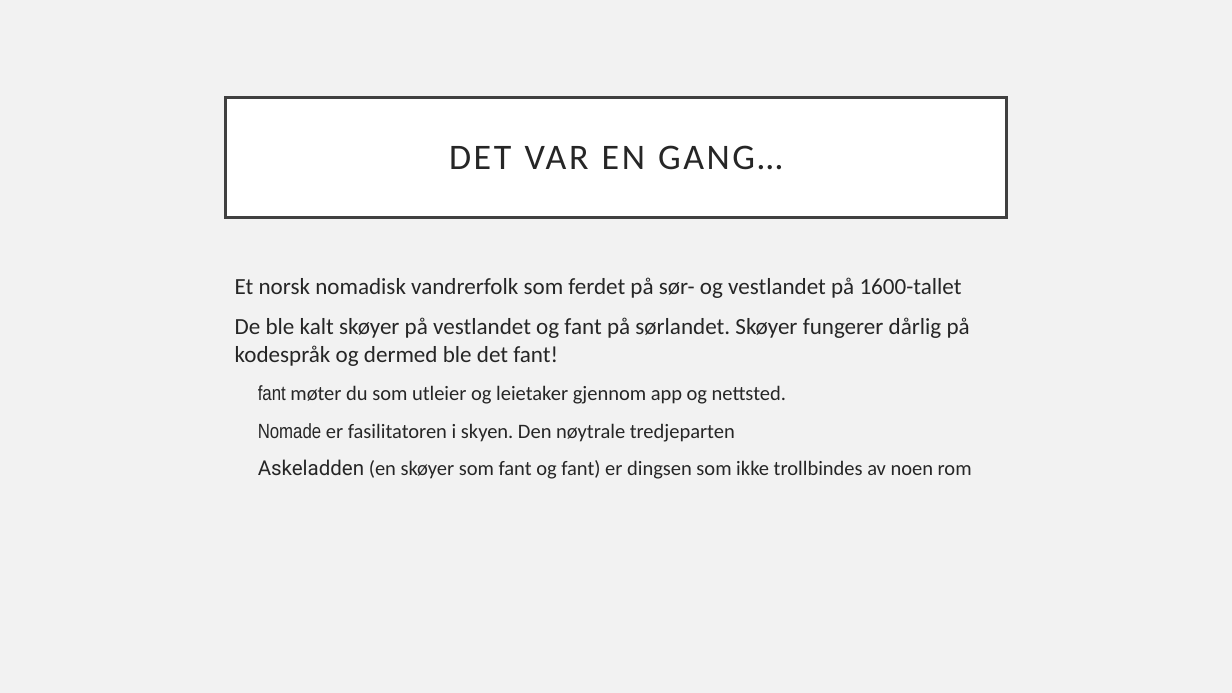
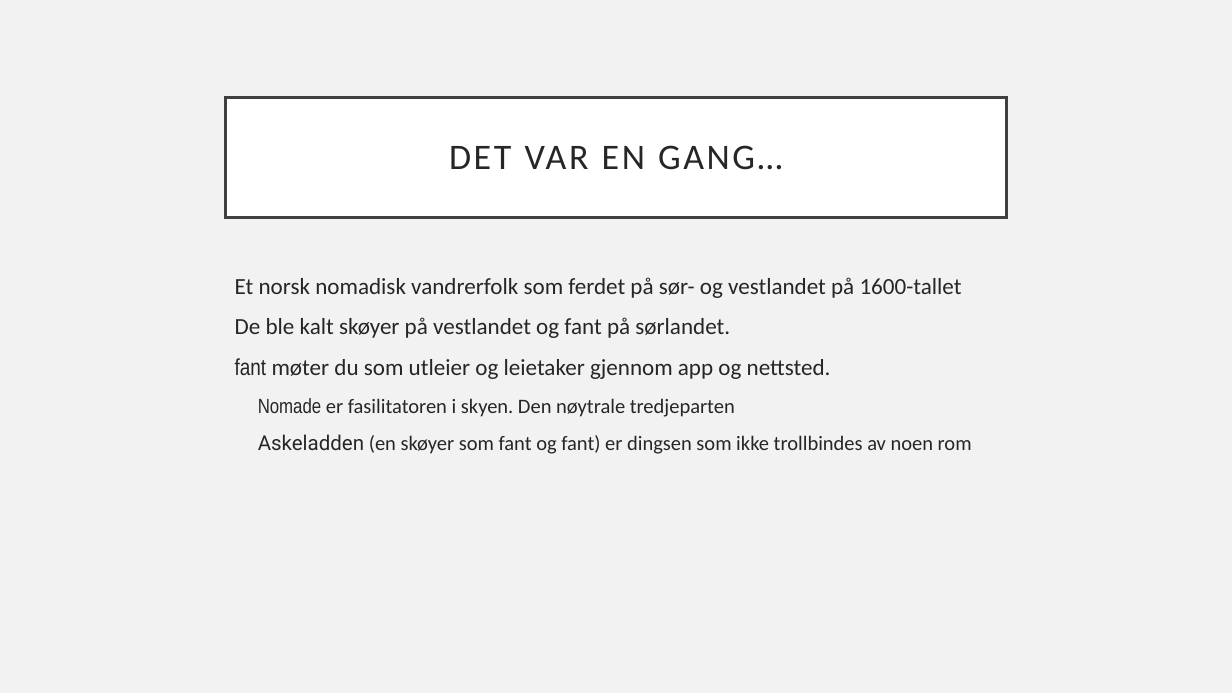
Before and after one commit to knowit/fant, a slide deck: slide 10 of doc/konsept/Fant-.pptx. Drawn at 1232x693 pixels with LibreOffice and Linux fonts; fonts in the diff are those of the drawing. Boxes give left, top, right and bottom in pixels: in the first picture for what was removed or moved away, otherwise in the second. Text is boxed around its words. In the diff, an @@ line names an element or a change of style, - is before the commit and + after.

```diff
--- a/doc/konsept/Fant-.pptx
+++ b/doc/konsept/Fant-.pptx
@@ text at (235,317,730,338): text changed @@
-De ble kalt skøyer på vestlandet og fant på sørlandet. Skøyer fungerer dårlig på kodespråk og dermed ble det fant!
+De ble kalt skøyer på vestlandet og fant på sørlandet.
@@ text at (235,358,831,379): size 16 to 18 pt in "fant møter du som utleier og leietaker ..."; list level 2 to 1 in "fant møter du som utleier ..." @@
```
Also in this commit, not shown: 5 other slides changed, 3 slides added.
